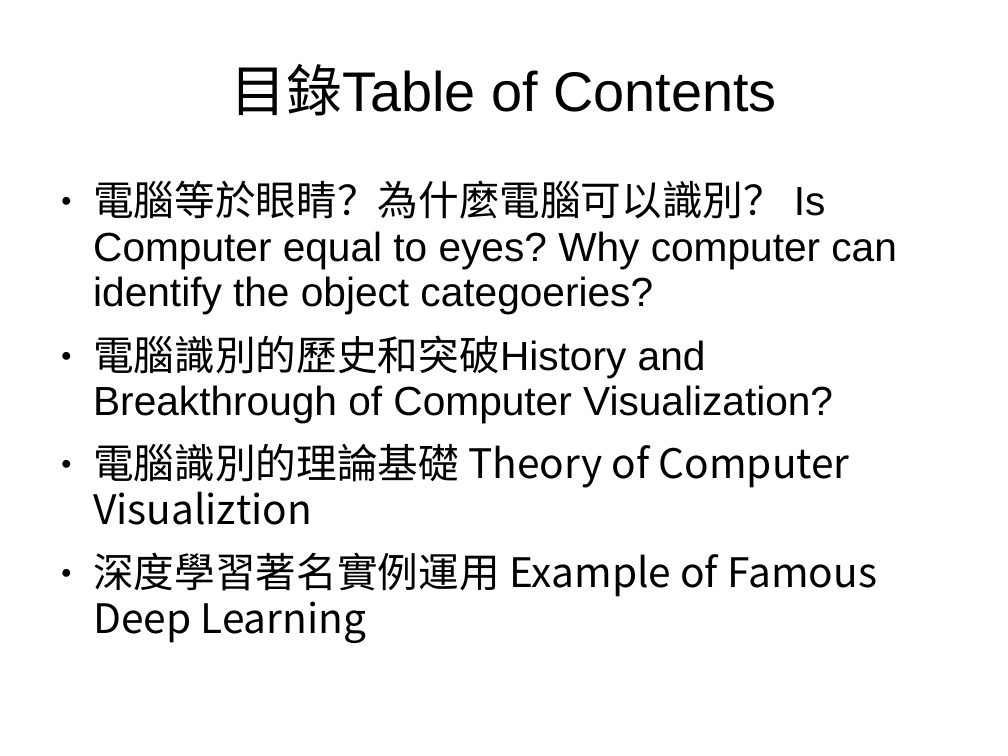
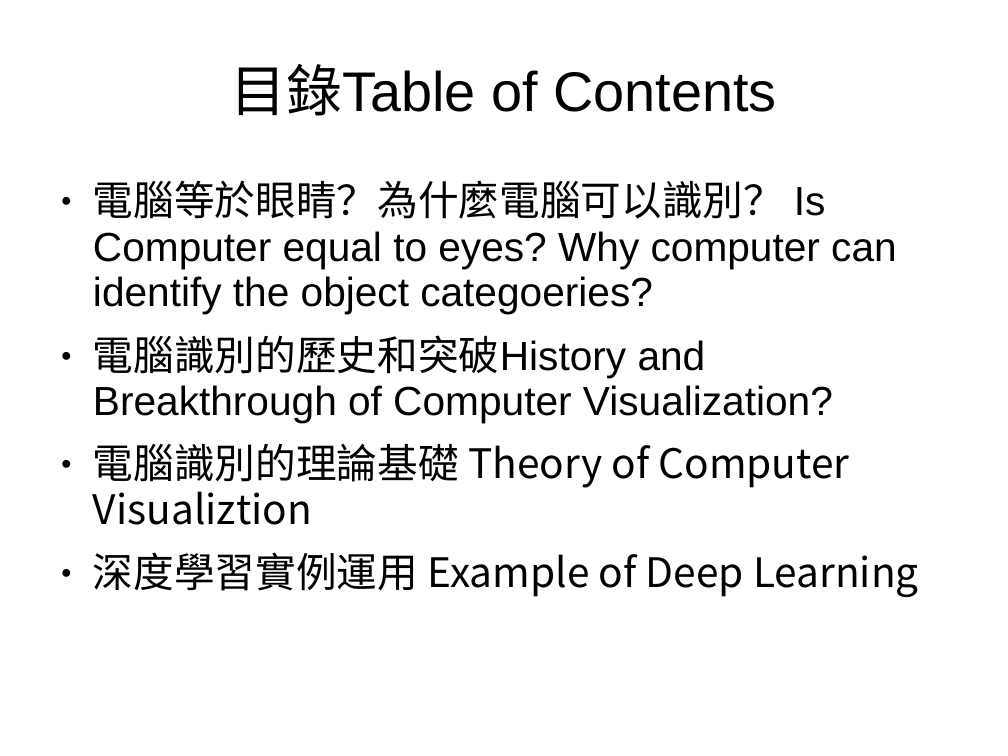
Before and after one commit to kienchen/tungli_ai, a slide deck: slide 2 of AI/視覺識別的解析.ppt. Drawn at 1008x756 pixels with LibreOffice and Linux fonts; fonts in the diff are those of the drawing. Boxes give left, top, right and bottom in pixels: in the first picture for what was removed or moved away, otherwise in the second. Text is boxed around its words. In the diff, an @@ line names an element or a change of style, - is before the commit and + after.

```diff
--- a/AI/視覺識別的解析.ppt
+++ b/AI/視覺識別的解析.ppt
@@ text at box(93, 552, 919, 597): text changed @@
-● 深度學習著名實例運用 Example of Famous Deep Learning
+● 深度學習實例運用 Example of Deep Learning
```
Also in this commit, not shown: 1 slide added.
